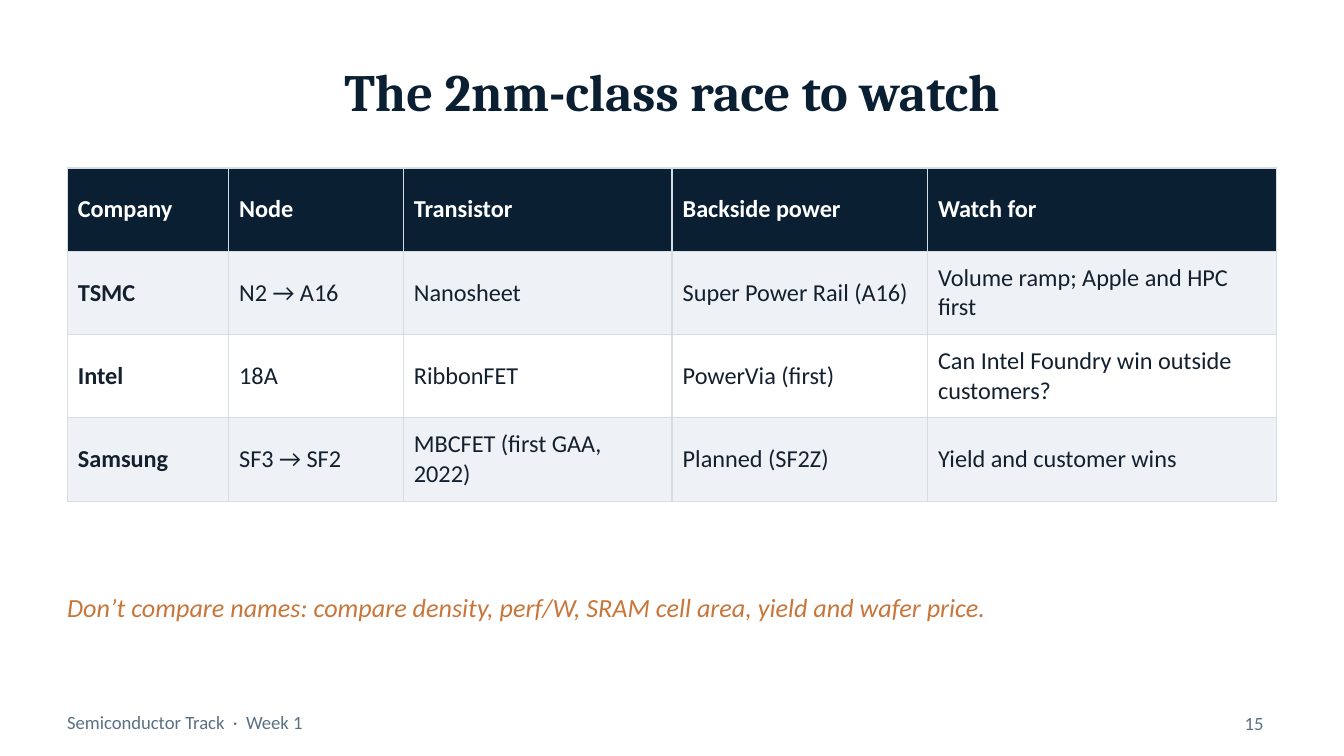
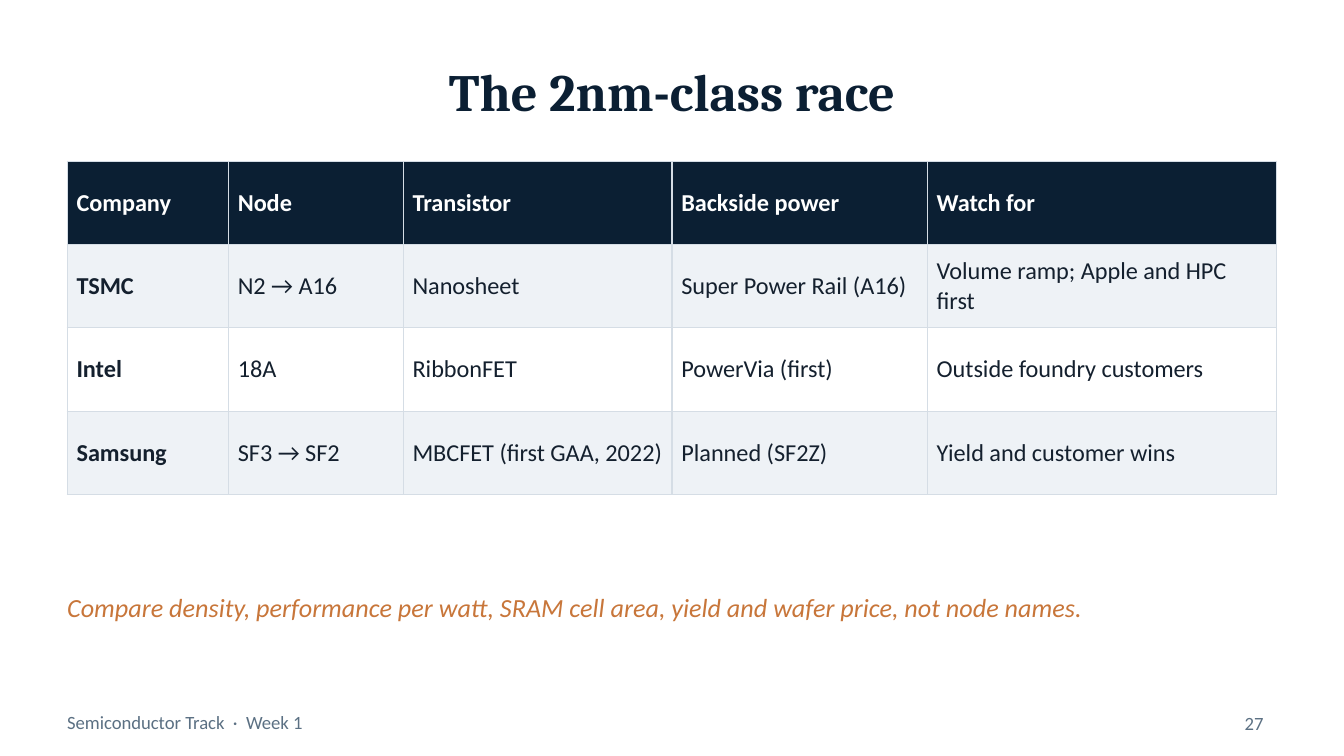
Before and after one commit to harish2799/claude_test, a slide deck: slide 27 of semiconductor/weekly/week-01/week-01-deep-dive-slides.pptx (slide 15 before the commit). Drawn at 1344x756 pixels with LibreOffice and Linux fonts; fonts in the diff are those of the drawing. Boxes give left, top, right and bottom in pixels: in the first picture for what was removed or moved away, otherwise in the second. Text is boxed around its words. In the diff, an @@ line names an element or a change of style, - is before the commit and + after.

```diff
--- a/semiconductor/weekly/week-01/week-01-deep-dive-slides.pptx
+++ b/semiconductor/weekly/week-01/week-01-deep-dive-slides.pptx
@@ title at (449,74,895,112): text changed @@
-The 2nm-class race to watch
+The 2nm-class race
@@ table at (67,161,1277,469) @@
-row 3, column 5: Can Intel Foundry win outside customers?
+row 3, column 5: Outside foundry customers
@@ table: place and size @@
-table at (67,168,1277,489)
+table at (67,161,1277,469)
@@ text at (67,599,1082,622): text changed @@
-Don’t compare names: compare density, perf/W, SRAM cell area, yield and wafer price.
+Compare density, performance per watt, SRAM cell area, yield and wafer price, not node names.
@@ page number at (1245,718,1264,730): text changed @@
-15
+27
```
Also in this commit, not shown: 2 other slides changed, 28 slides added, 14 slides removed, 24 other files.
